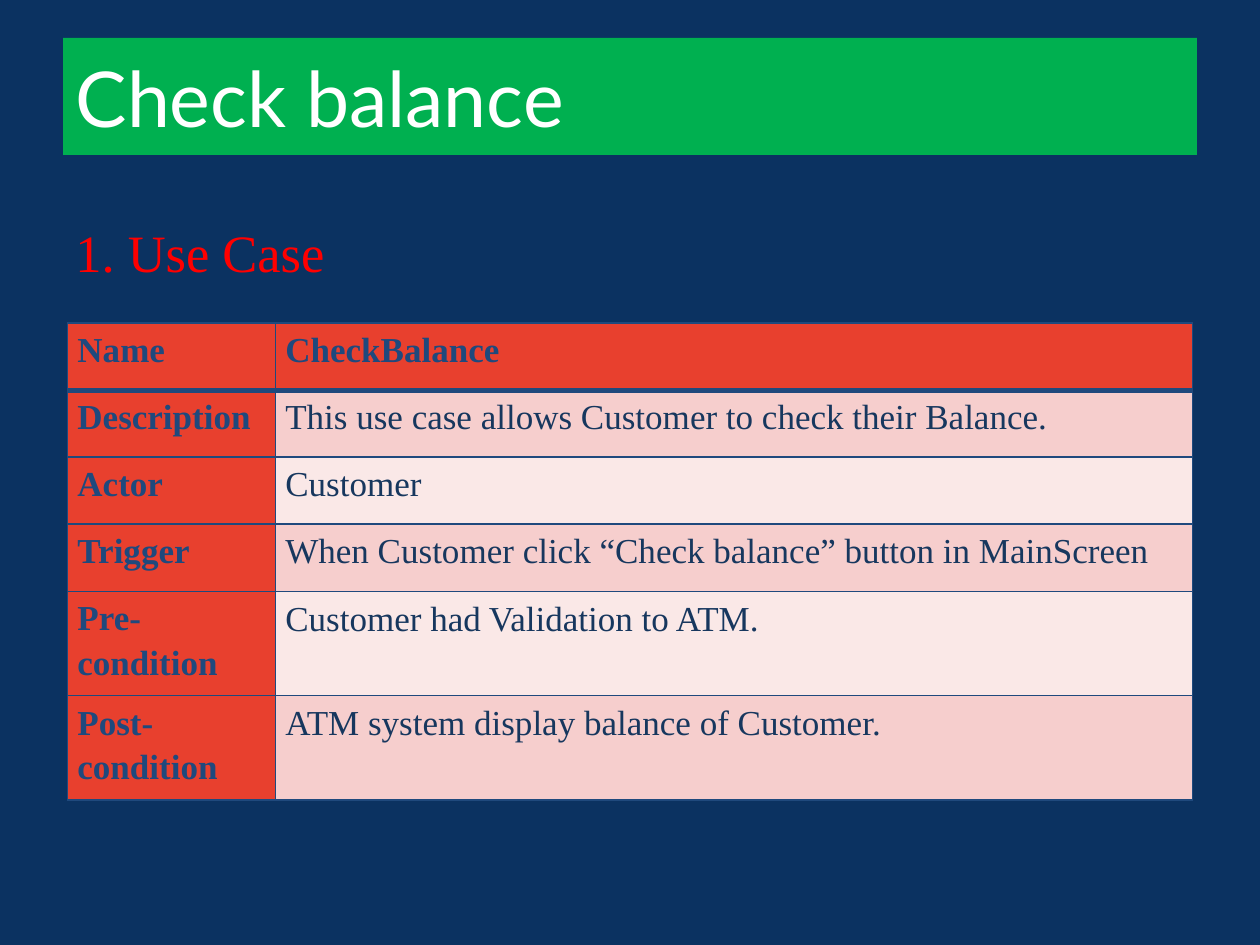
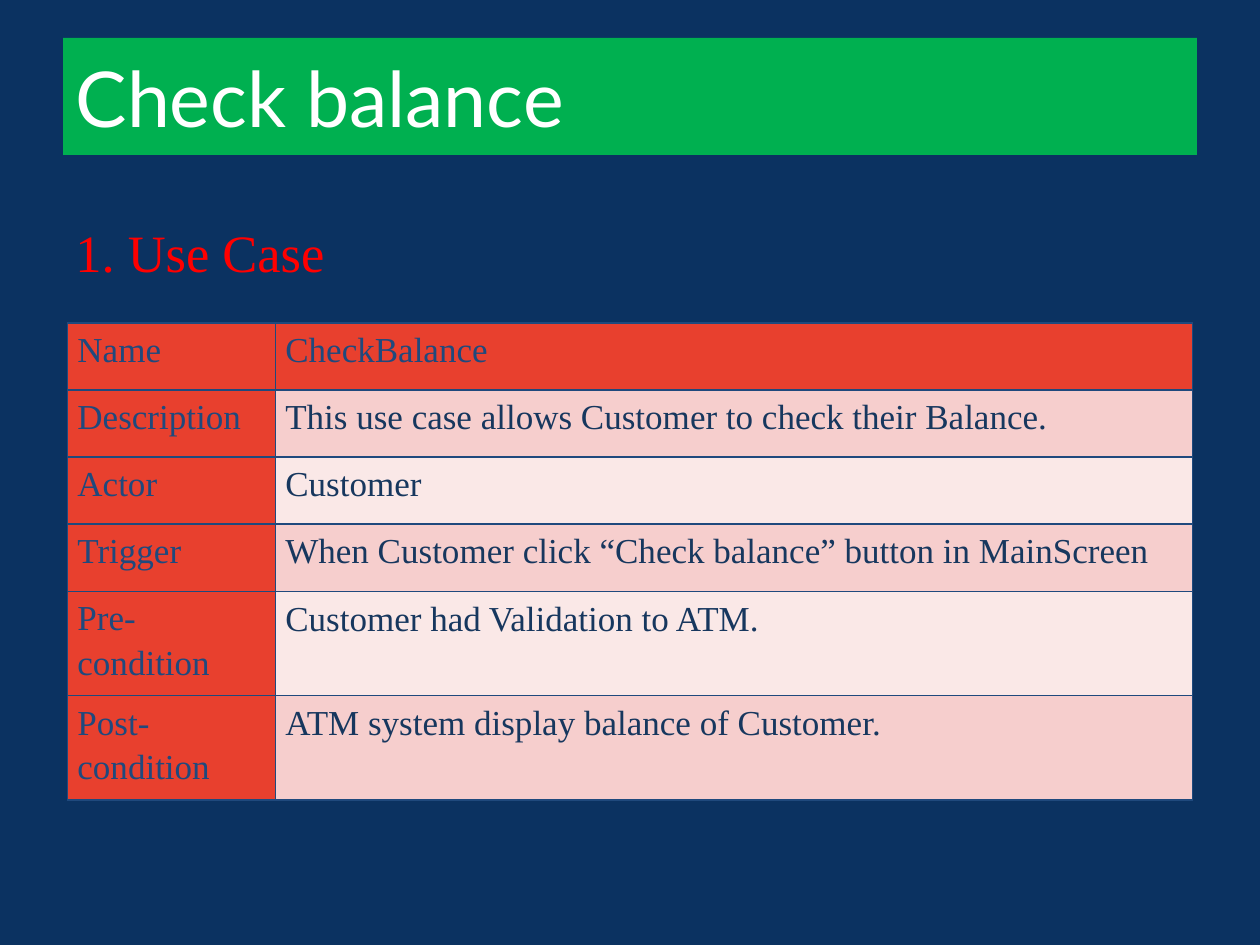
Before and after one commit to heartsmile/ATM_HMPQ, a slide deck: slide 14 of doc/ATM slide.pptx (slide 6 before the commit). Drawn at 1260x945 pixels with LibreOffice and Linux fonts; fonts in the diff are those of the drawing; background and template pictures are left out. Boxes give left, top, right and bottom in pixels: in the first picture for what was removed or moved away, otherwise in the second. Text is boxed around its words. In the diff, an @@ line names an element or a change of style, - is before the commit and + after.

```diff
--- a/doc/ATM slide.pptx
+++ b/doc/ATM slide.pptx
@@ table at bbox=[68, 324, 1193, 800] @@
@@ bold off in "Name", "CheckBalance", "Description", "Actor" and 3 more places @@
```
Also in this commit, not shown: 3 other slides changed, 12 slides added, 2 slides removed.
